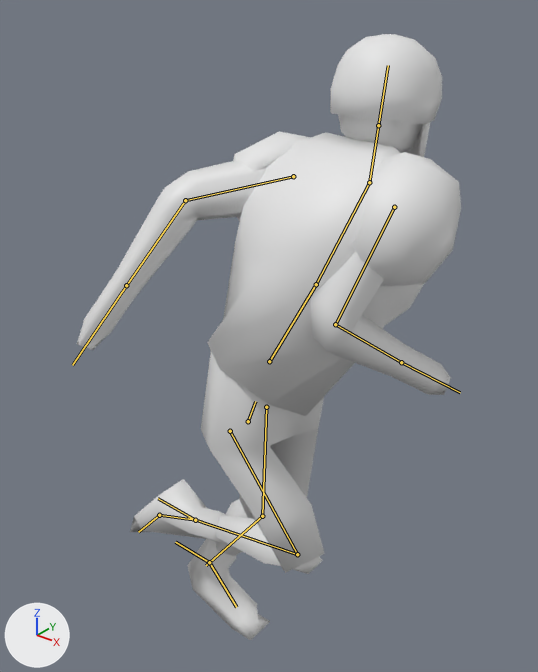
A saved change to the glTF model meshes/characters/omnistriker/omnistriker.glb.
One viewpoint serves both versions: a 50 mm camera at (1.28, -1.53, 2.2) aimed at (-0.01, 0.07, 1.21). Lighting does not change. The marker at lower left points along +X, +Y and +Z. The first picture is the older version. Both versions are drawn at frame 12 of the action 'right_run'; the numbers are the values there. The bones that change, and the others that lie on the model, are drawn over the model as lines.

Objects in the first picture: 'omnistriker'.
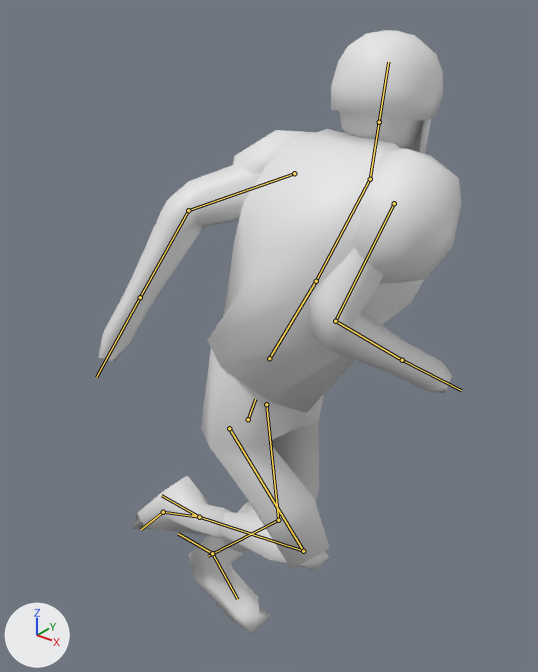
Changed parts and their boxes [x1, y1, x2, y2] in the pictures (538 x 672 px):
'omnistriker', posed: before [77, 34, 461, 640]; after [99, 30, 461, 634]
bone 'pelvis', root to tip: before (248, 421) to (255, 401); after (248, 419) to (255, 399)
bone 'l_thigh', root to tip: before (266, 407) to (262, 516); after (266, 404) to (278, 520)
bone 'l_calf', root to tip: before (262, 516) to (206, 565); after (278, 520) to (208, 556)
bone 'spine', root to tip: before (269, 361) to (316, 284); after (269, 358) to (316, 281)
bone 'spine1', root to tip: before (316, 284) to (369, 182); after (316, 281) to (370, 179)
bone 'l_upperarm', root to tip: before (293, 176) to (185, 200); after (294, 173) to (188, 210)
bone 'r_thigh', root to tip: before (230, 431) to (297, 554); after (229, 428) to (303, 551)
bone 'r_calf', root to tip: before (297, 554) to (188, 517); after (303, 551) to (192, 514)
bone 'heelIK.L', root to tip: before (209, 562) to (175, 542); after (212, 553) to (178, 533)
bone 'l_foot', root to tip: before (209, 562) to (236, 607); after (212, 553) to (237, 599)
bone 'heelIK.R', root to tip: before (195, 520) to (158, 498); after (199, 517) to (161, 495)

What the commit changed:
Bone 'pelvis' (bone_pelvis) moves from (-0.007, -0.033, -0.01) to (-0.007, -0.024, -0.008).
Bone 'l_thigh' (bone_l_thigh) turns from (8, -6, -1) to (17, -6, -1) degrees about its own x, y and z.
Bone 'l_calf' (bone_l_calf) turns from (-27, 0, 0) to (-45, 0, 0) degrees about its own x, y and z.
Bone 'spine' (bone_spine) turns from (-14, 34, 8) to (-14, 35, 8) degrees about its own x, y and z.
Bone 'spine1' (bone_spine1) turns from (-1, 36, 23) to (-2, 35, 21) degrees about its own x, y and z.
Bone 'l_upperarm' (bone_l_upperarm) turns from (-59, 29, -8) to (-55, 24, -9) degrees about its own x, y and z.
Bone 'r_thigh' (bone_r_thigh) turns from (42, -5, 2) to (45, -6, 2) degrees about its own x, y and z.
Bone 'r_calf' (bone_r_calf) turns from (-108, 0, 0) to (-111, 0, 0) degrees about its own x, y and z.
Bone 'heelIK.L' (bone_heelik_l) moves from (-0.179, -0.112, -0.044) to (-0.162, -0.112, -0.096).
Bone 'l_foot' (bone_l_foot) turns from (-20, 0, 0) to (-24, 0, 0) degrees about its own x, y and z.
Bone 'heelIK.R' (bone_heelik_r) moves from (-0.268, 0.036, -0.389) to (-0.25, 0.036, -0.412).
